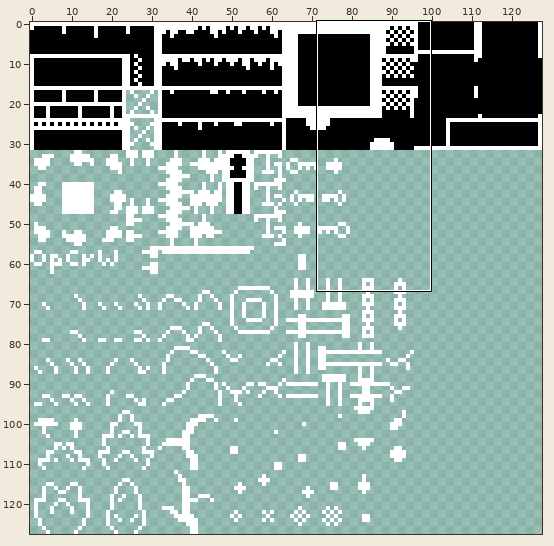
Sprite sheet, stored at assets/textures/spritesheet.png. Above, an overview of the earlier version with the close-up marked.
Close-up. First the earlier version:
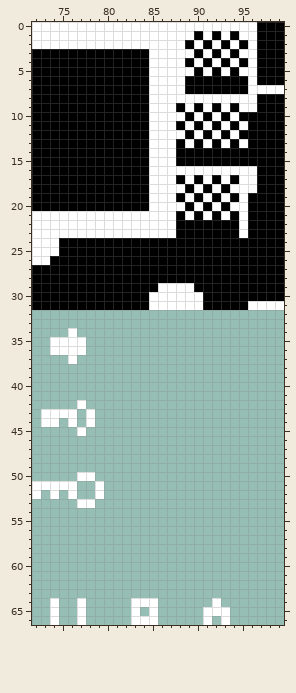
The file is 128x128 pixels. Shown: x 72..99, y 0..66.
The same view after the edit:
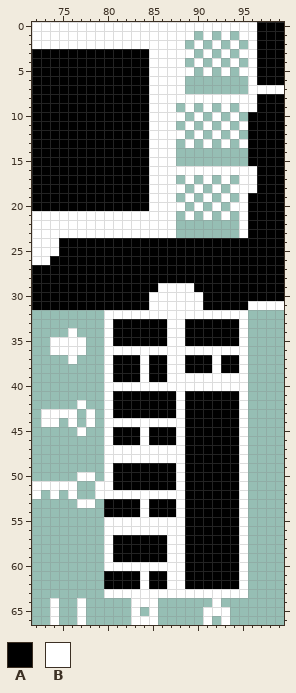
Palette (. is transparent): A #000000  B #ffffff
Commit message: Add new block tiles and update level 17
Difference:
y 1: x 90 A -> .; x 92 A -> .; x 94 A -> .
y 2: x 89 A -> .; x 91 A -> .; x 93 A -> .; x 95 A -> .
y 3: x 90 A -> .; x 92 A -> .; x 94 A -> .
y 4: x 89 A -> .; x 91 A -> .; x 93 A -> .; x 95 A -> .
y 5: x 90 A -> .; x 92 A -> .; x 94 A -> .
y 6..7: x 89..95 AAAAAAA -> .......
y 9: x 88 A -> .; x 90 A -> .; x 92 A -> .; x 94 A -> .
y 10: x 89 A -> .; x 91 A -> .; x 93 A -> .; x 95 A -> .
y 11: x 88 A -> .; x 90 A -> .; x 92 A -> .; x 94 A -> .
y 12: x 89 A -> .; x 91 A -> .; x 93 A -> .; x 95 A -> .
y 13: x 88 A -> .; x 90 A -> .; x 92 A -> .; x 94 A -> .
y 14..15: x 88..95 AAAAAAAA -> ........
y 17: x 88 A -> .; x 90 A -> .; x 92 A -> .; x 94 A -> .
y 18: x 89 A -> .; x 91 A -> .; x 93 A -> .
y 19: x 88 A -> .; x 90 A -> .; x 92 A -> .; x 94 A -> .
y 20: x 89 A -> .; x 91 A -> .; x 93 A -> .
y 21: x 88 A -> .; x 90 A -> .; x 92 A -> .; x 94 A -> .
y 22..23: x 88..94 AAAAAAA -> .......
y 32: x 80..95 ................ -> BBBBBBBBBBBBBBBB
y 33..35: x 80..95 ................ -> BAAAAAABBAAAAAAB
y 36: x 80..95 ................ -> BBBBBBBBBBBBBBBB
y 37..38: x 80..95 ................ -> BAAABAABBAAABAAB
y 39: x 80..95 ................ -> BAAABAABBBBBBBBB
y 40: x 80..95 ................ -> BBBBBBBBBBBBBBBB
y 41..43: x 80..95 ................ -> BAAAAAAABAAAAAAB
y 44: x 80..95 ................ -> BBBBBBBBBAAAAAAB
y 45..46: x 80..95 ................ -> BAAABAAABAAAAAAB
y 47..48: x 80..95 ................ -> BBBBBBBBBAAAAAAB
y 49..51: x 80..95 ................ -> BAAAAAAABAAAAAAB
y 52: x 80..95 ................ -> BBBBBBBBBAAAAAAB
y 53..54: x 80..95 ................ -> AAAABAAABAAAAAAB
y 55..56: x 80..95 ................ -> BBBBBBBBBAAAAAAB
y 57..59: x 80..95 ................ -> BAAAAAABBAAAAAAB
y 60: x 80..95 ................ -> BBBBBBBBBAAAAAAB
y 61..62: x 80..95 ................ -> AAAABAABBAAAAAAB
y 63: x 80..95 ................ -> BBBBBBBBBBBBBBBB
Where, in picture pixels (left, top, right, bottom), the same in both close-ups:
erased: (176, 31, 248, 238)
added: (104, 310, 248, 598)
